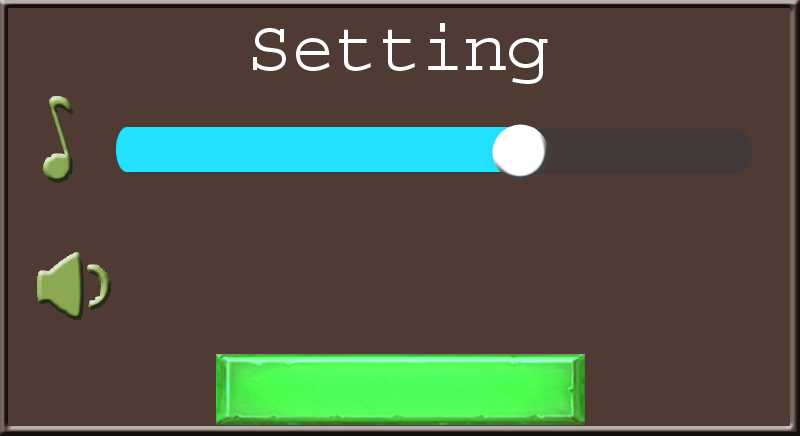
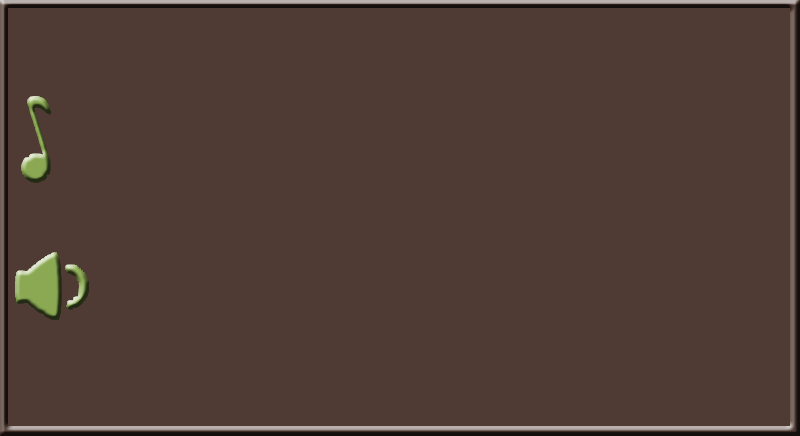
Layered file, before and after one edit (w=800, h=436). Changes by layer:
removed layer "Shape 10" over [492, 124, 549, 181]
hid "Layer 6" over [216, 354, 585, 425]
removed layer "Shape 6 copy 3" over [116, 127, 542, 172]
removed layer "Shape 6 copy 2" (was 80%) over [117, 129, 753, 174]
removed layer "Layer 5" over [37, 252, 111, 320]
painted on "Layer 4" over [15, 96, 89, 320]
hid "Setting" over [253, 23, 548, 84]
